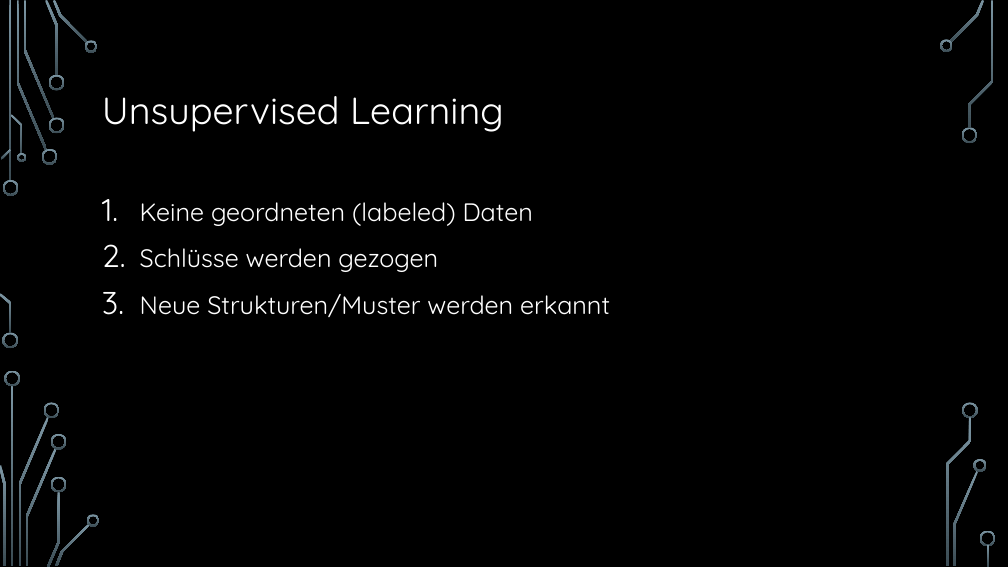
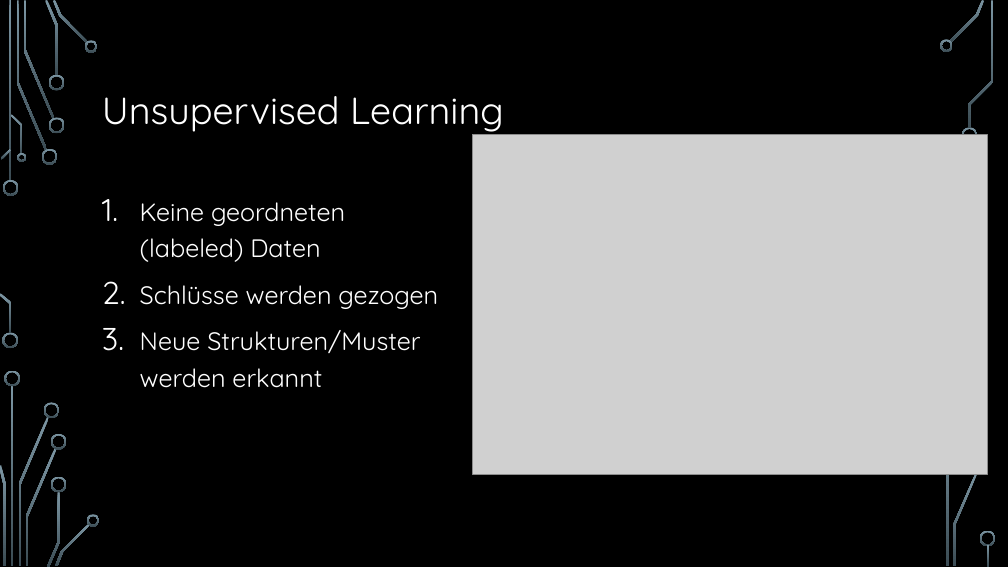
Before and after one commit to hacpro/introduction-machine-learning, a slide deck: slide 27 of presentation.pptx. Drawn at 1008x567 pixels with LibreOffice and Linux fonts; fonts in the diff are those of the drawing; grey boxes stand for pictures; background and template pictures are left out. Boxes give left, top, right and bottom in pixels: in the first picture for what was removed or moved away, otherwise in the second. Text is boxed around its words. In the diff, an @@ line names an element or a change of style, - is before the commit and + after.

```diff
--- a/presentation.pptx
+++ b/presentation.pptx
@@ picture added at <box>473,135,988,474</box> @@
@@ text "Keine geordneten (labeled) Daten" rewrapped from <box>140,202,610,317</box> to <box>140,202,438,388</box> @@
@@ freeform shape removed at <box>963,402,979,418</box> @@
```
Also in this commit, not shown: 1 other slide changed, 5 slides added, 1 slide removed, 1 other file.
